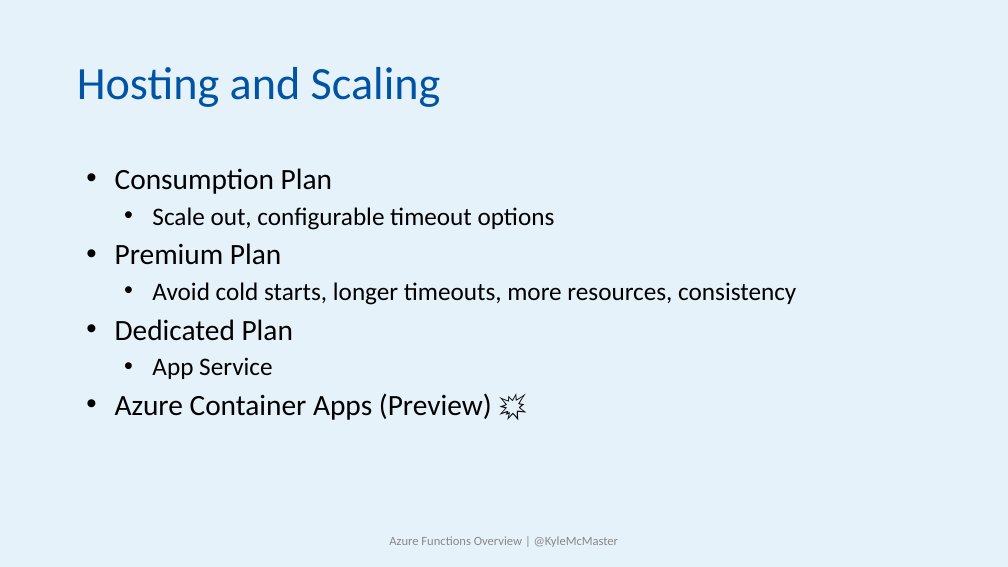
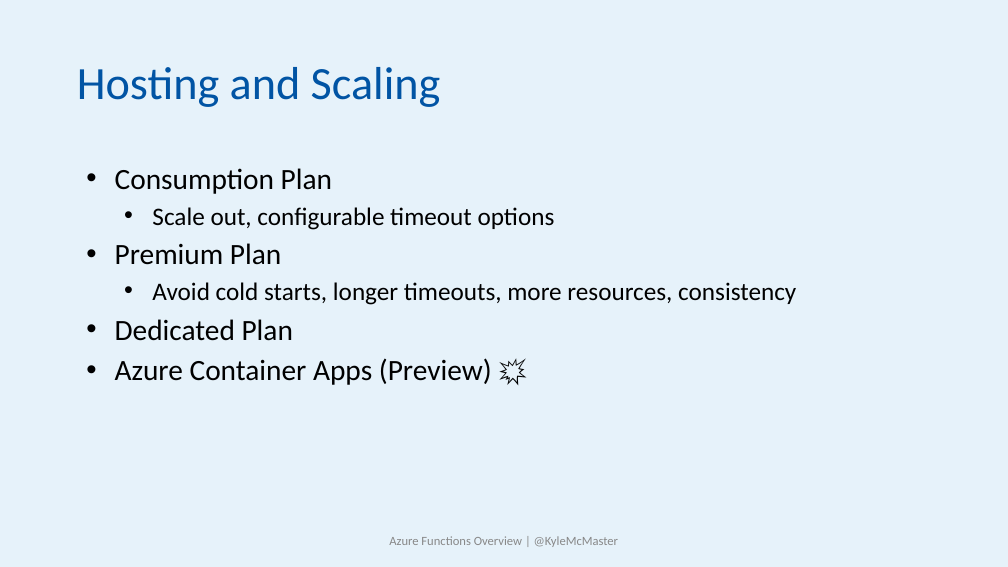
Before and after one commit to KyleMcMaster/AzureFunctionsLunchNLearn, a slide deck: slide 7 of slides/Azure Functions Overview.pptx. Drawn at 1008x567 pixels with LibreOffice and Linux fonts; fonts in the diff are those of the drawing; background and template pictures are left out. Boxes give left, top, right and bottom in pixels: in the first picture for what was removed or moved away, otherwise in the second. Text is boxed around its words. In the diff, an @@ line names an element or a change of style, - is before the commit and + after.

```diff
--- a/slides/Azure Functions Overview.pptx
+++ b/slides/Azure Functions Overview.pptx
@@ text at [152,357,272,379]: paragraph removed @@
-  • App Service
```
Also in this commit, not shown: 6 other slides changed, 1 other file.
